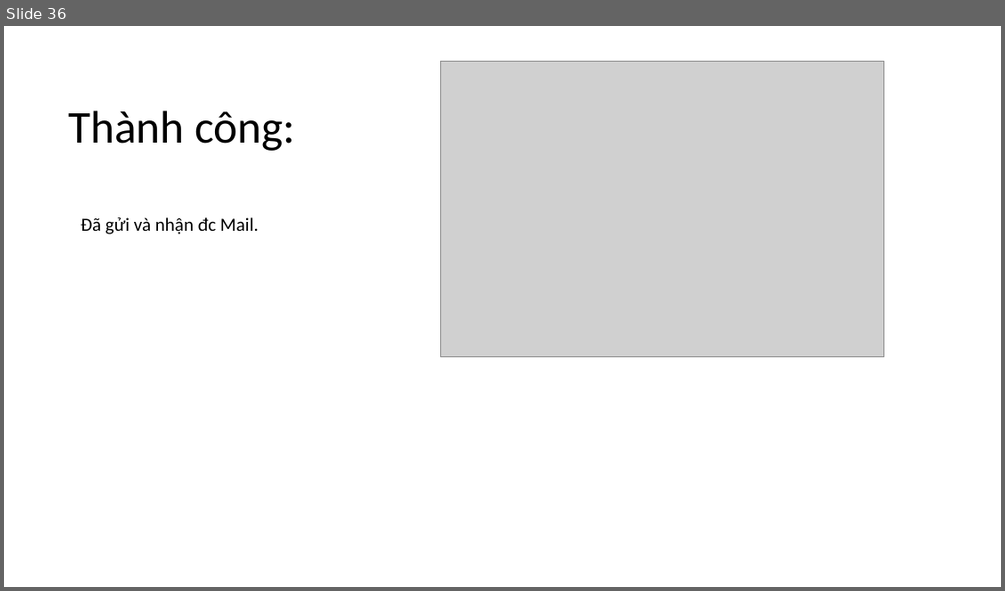
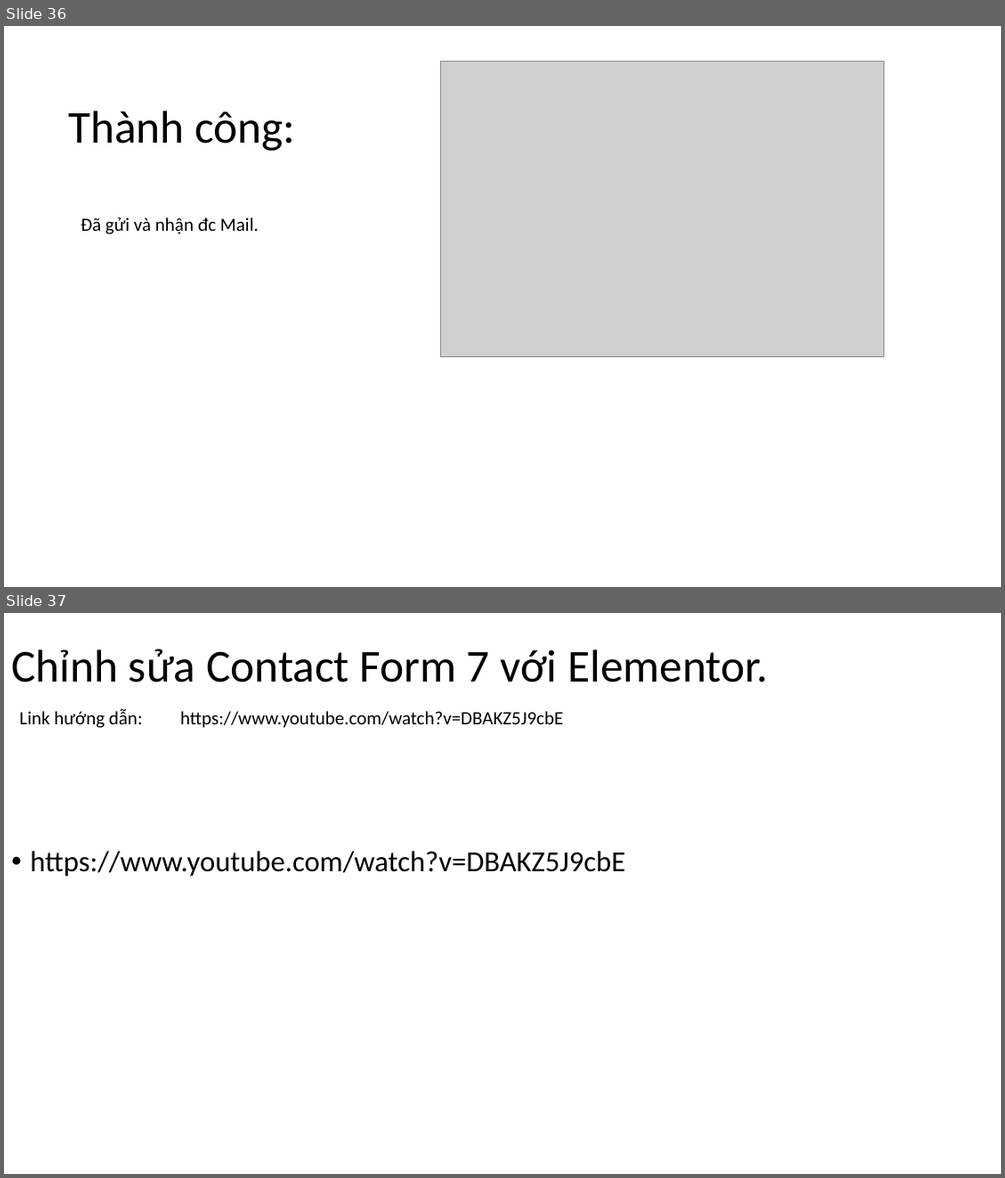
Before and after one commit to DangVanDoan05/WordPress, a slide deck: Tạo trang liên hệ trong WebSite.pptx. Shown one above the other, each under a label of ours: slide 36 before the commit, slides 36 and 37 after it. The pictures are 1005x591 and 1005x1178 pixels, drawn with LibreOffice and Linux fonts; fonts in the diff are those of the drawing; grey boxes stand for pictures. Boxes give left, top, right and bottom in pixels: in the first picture for what was removed or moved away, otherwise in the second. Text is boxed around its words. In the diff, an @@ line names an element or a change of style, - is before the commit and + after.

```diff
--- a/Tạo trang liên hệ trong WebSite.pptx
+++ b/Tạo trang liên hệ trong WebSite.pptx
@@ slide 37 added at [4, 613, 1001, 1174], background #FFFFFF @@
@@ title added at [11, 649, 768, 682], 44 pt, text #000000 @@
+Chỉnh sửa Contact Form 7 với Elementor.
@@ text added at [19, 709, 143, 728], 18 pt, text #000000 @@
+Link hướng dẫn:
@@ text added at [180, 711, 563, 728], 18 pt, text #000000 @@
+https://www.youtube.com/watch?v=DBAKZ5J9cbE
@@ text added at [30, 851, 625, 876], 28 pt, text #000000 @@
+• https://www.youtube.com/watch?v=DBAKZ5J9cbE
```
Also in this commit, not shown: 3 slides changed, 1 slide removed.
